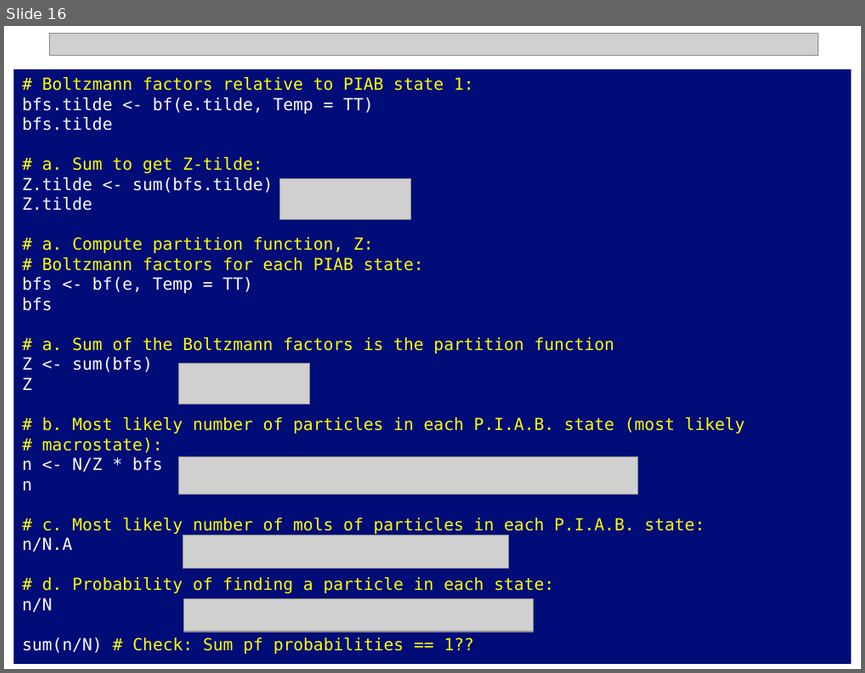
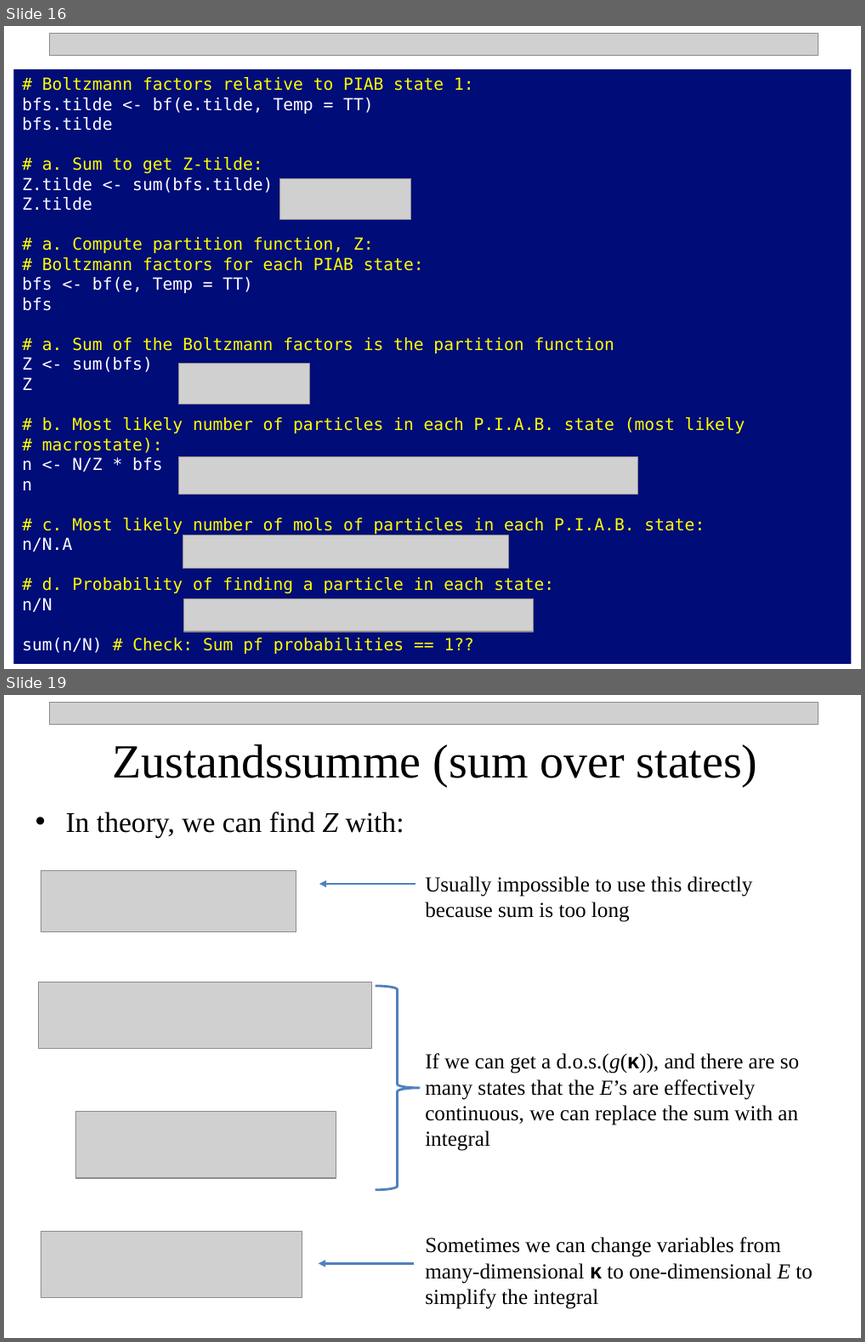
Before and after one commit to npetraco/CHE302, a slide deck: Notes/6_boltzmann.pptx. Shown one above the other, each under a label of ours: slide 16 before the commit, slides 16 and 19 after it; the slides between them are not shown. The pictures are 865x673 and 865x1342 pixels, drawn with LibreOffice and Linux fonts; fonts in the diff are those of the drawing; grey boxes stand for pictures. Boxes give left, top, right and bottom in pixels: in the first picture for what was removed or moved away, otherwise in the second. Text is boxed around its words. In the diff, an @@ line names an element or a change of style, - is before the commit and + after.

```diff
--- a/Notes/6_boltzmann.pptx
+++ b/Notes/6_boltzmann.pptx
@@ slide 19 added at box(4, 695, 861, 1338), background #FFFFFF @@
@@ picture added at box(49, 702, 818, 724) @@
@@ text added at box(112, 744, 758, 786), 40 pt, text #000000 @@
+Zustandssumme (sum over states)
@@ text added at box(66, 811, 404, 838), 24 pt, text #000000 @@
+• In theory, we can find Z with:
@@ picture added at box(41, 871, 296, 932) @@
@@ arrow added from (415, 884) to (319, 884), #4F81BD 2 pt @@
@@ text added at box(425, 876, 753, 922), 18 pt, text #000000 @@
+Usually impossible to use this directly because sum is too long
@@ picture added at box(38, 982, 371, 1049) @@
@@ right brace added at box(375, 986, 419, 1190), outline #4F81BD 2 pt @@
@@ text added at box(425, 1053, 799, 1151), 18 pt, text #000000 @@
+If we can get a d.o.s.(g(κ)), and there are so many states that the E’s are effectively continuous, we can replace the sum with an integral
@@ picture added at box(76, 1111, 336, 1179) @@
@@ picture added at box(41, 1231, 302, 1299) @@
@@ text added at box(425, 1236, 812, 1309), 18 pt, text #000000 @@
+Sometimes we can change variables from many-dimensional κ to one-dimensional E to simplify the integral
@@ arrow added from (415, 1263) to (318, 1263), #4F81BD 2 pt @@
```
Also in this commit, not shown: 7 slides changed, 13 other slides added.
